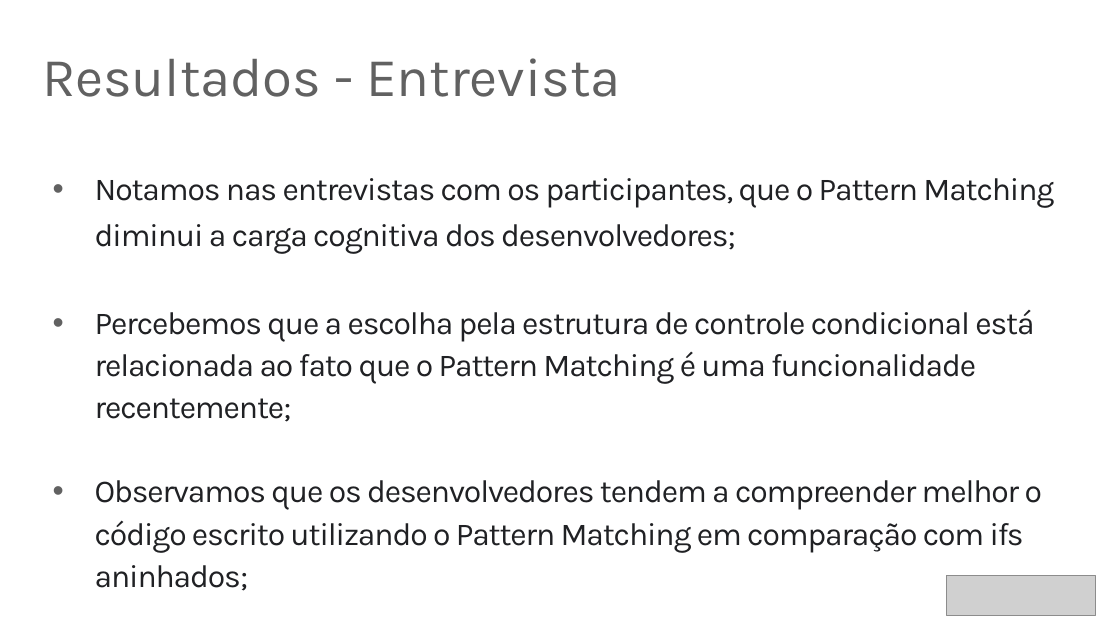
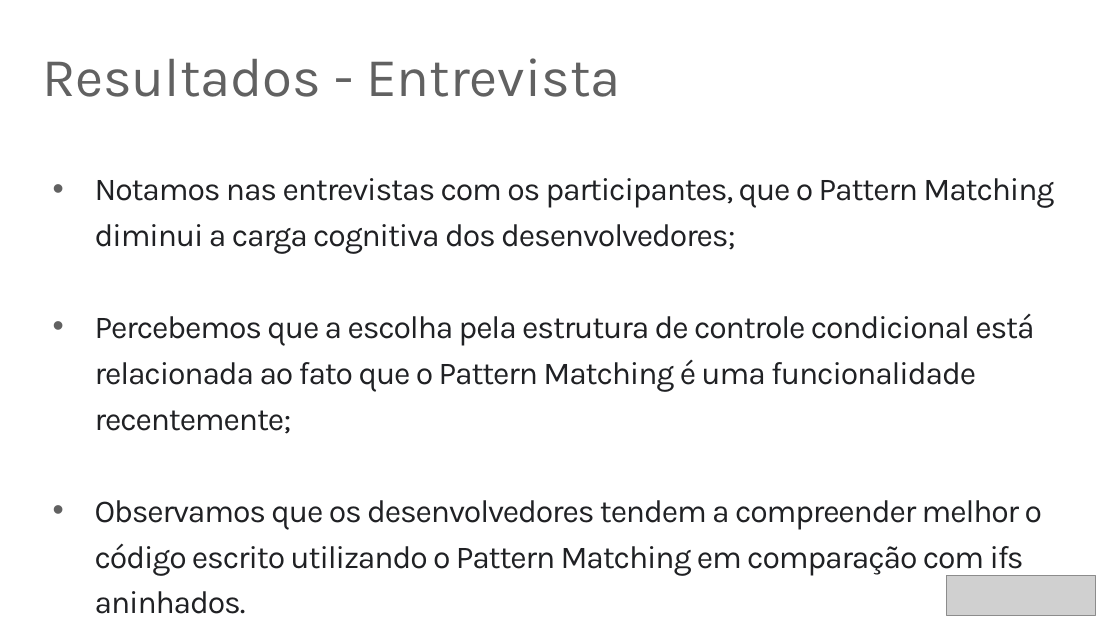
Before and after one commit to rafaelcruz-net/pattern-matching, a slide deck: slide 44 of Apresentacao_Defesa.pptx (slide 43 before the commit). Drawn at 1120x630 pixels with LibreOffice and Linux fonts; fonts in the diff are those of the drawing; grey boxes stand for pictures. Boxes give left, top, right and bottom in pixels: in the first picture for what was removed or moved away, otherwise in the second. Text is boxed around its words. In the diff, an @@ line names an element or a change of style, - is before the commit and + after.

```diff
--- a/Apresentacao_Defesa.pptx
+++ b/Apresentacao_Defesa.pptx
@@ text at [95,314,1034,434]: line spacing 1.1 to 1.2 @@
@@ text at [95,500,1042,614]: text changed @@
-• Observamos que os desenvolvedores tendem a compreender melhor o código escrito utilizando o Pattern Matching em comparação com ifs aninhados;
+• Observamos que os desenvolvedores tendem a compreender melhor o código escrito utilizando o Pattern Matching em comparação com ifs aninhados.
```
Also in this commit, not shown: 22 other slides changed, 1 slide added, 2 other files.
